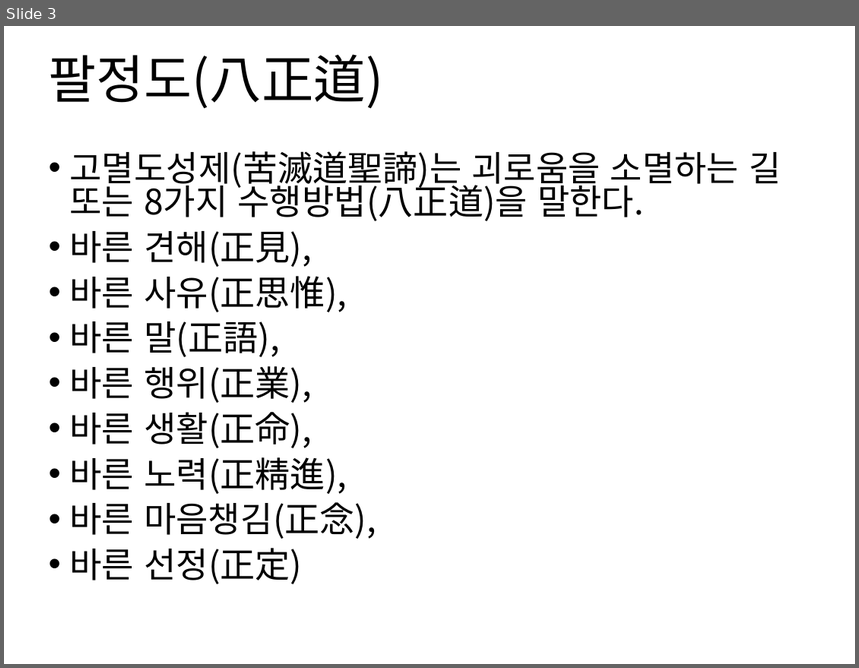
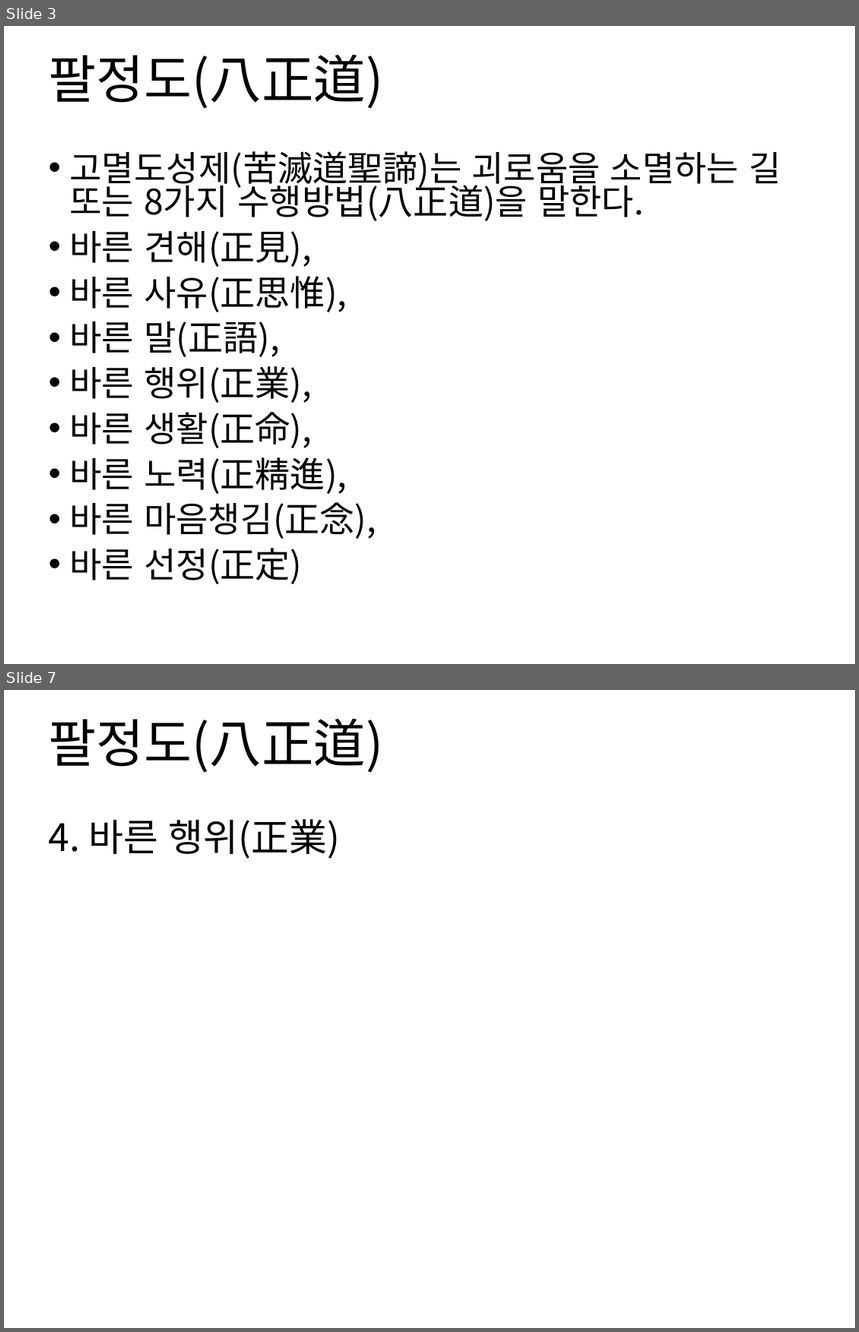
Before and after one commit to kimdaehee5609/FourNobleTruths, a slide deck: DOC/사성제.pptx. Shown one above the other, each under a label of ours: slide 3 before the commit, slides 3 and 7 after it; the slides between them are not shown. The pictures are 859x668 and 859x1332 pixels, drawn with LibreOffice and Linux fonts; fonts in the diff are those of the drawing. Boxes give left, top, right and bottom in pixels: in the first picture for what was removed or moved away, otherwise in the second. Text is boxed around its words. In the diff, an @@ line names an element or a change of style, - is before the commit and + after.

Commit message:
2022.07.31.일  팔정도 작성

```diff
--- a/DOC/사성제.pptx
+++ b/DOC/사성제.pptx
@@ slide 7 added at [4, 690, 855, 1328], background #FFFFFF @@
@@ title added at [49, 718, 384, 773], 44 pt, text #000000 @@
+팔정도(八正道)
@@ text added at [49, 819, 340, 859], 32 pt, text #000000 @@
+4. 바른 행위(正業)
```
Also in this commit, not shown: 7 other slides added, 2 other files.
